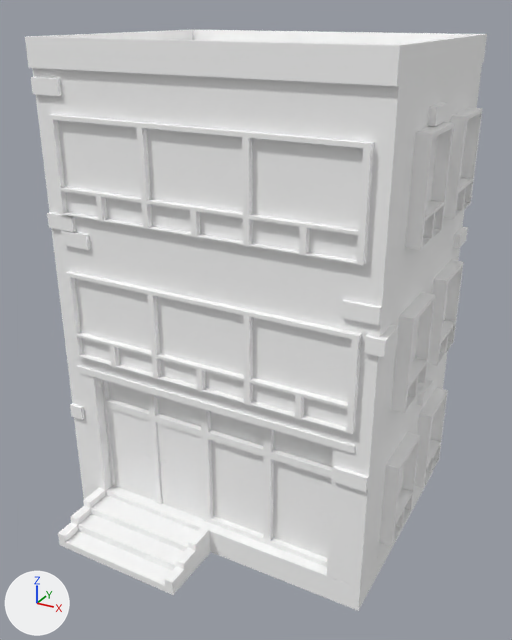
An edit to the FBX model Assets/Art/Static Meshes/City/Buildings/3F/SM_3F_L_Half_04.fbx, drawn before and after from the same camera.
Rendered twice from a 50 mm lens placed at (7.02, -13.35, 11.26), pointed at (0.13, -0.82, 4.99). Lighting does not change. The marker at lower left points along +X, +Y and +Z. The first picture is the older version. Where no turn or scale is listed for an object, it has been applied to the vertices.

Objects in the first picture: 'SM_3F_L_Half_04'.
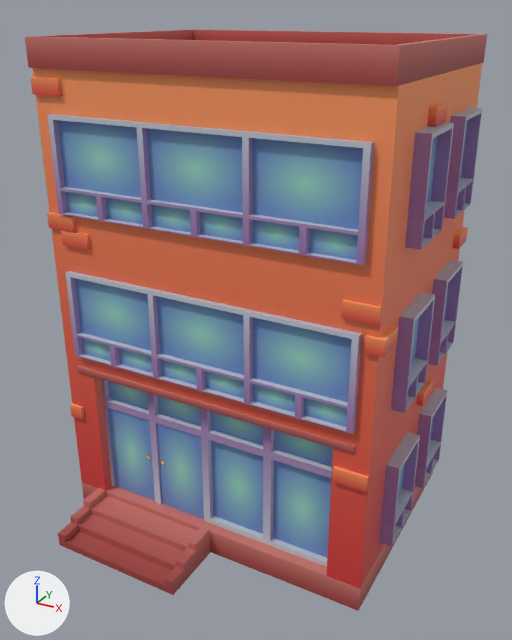
Where the newer file only moved an object's origin or applied its transform, the numbers keep the older frame.

Where the change shows, as pixel boxes (x1, y1, x2, y2) in the pictures (512 x 640 px):
'SM_3F_L_Half_04', recoloured (darker): (25, 30, 487, 611) in both

The change, as a list of edits to the scene's bpy script:
```text
Add img_t_atlas_buildings_bc_png:
    img_t_atlas_buildings_bc_png = load_image('T_Atlas_Buildings_BC.png', '../../../../Textures/City/T_Atlas_Buildings_BC.png', 2048, 2048, 'sRGB')
Add mat_material__36_076:
    mat_material__36_076 = principled_material('Material #36.076')
    mat_material__36_076.texture = img_t_atlas_buildings_bc_png
    mat_material__36_076.roughness = 0.553
Change me_mesh_054:
    where me_mesh_054.from_pydata(...)  # 1573 vertices, 1036 faces; spans x -4.04..3.88, y -4.24..2.75, z -0.03..10.77
    remove me_mesh_054.materials.append(mat_material__36_046)  # white #ffffff
    add me_mesh_054.materials.append(mat_material__36_076)  # picture img_t_atlas_buildings_bc_png
```
